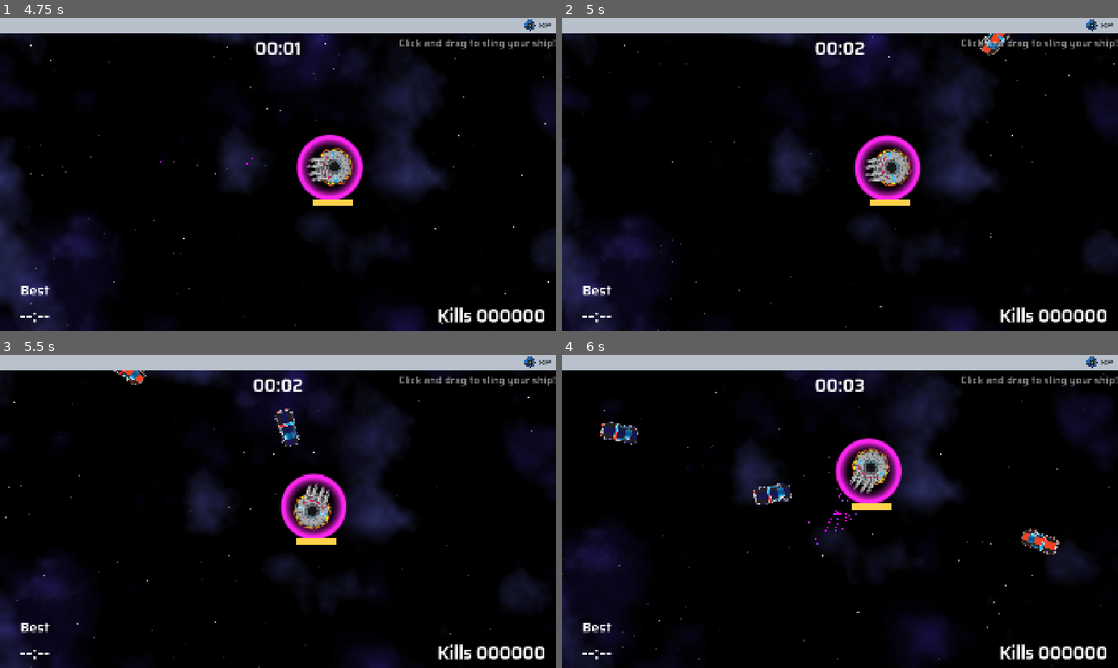
Above: before the commit, frames 1-4 (two rows, left to right).
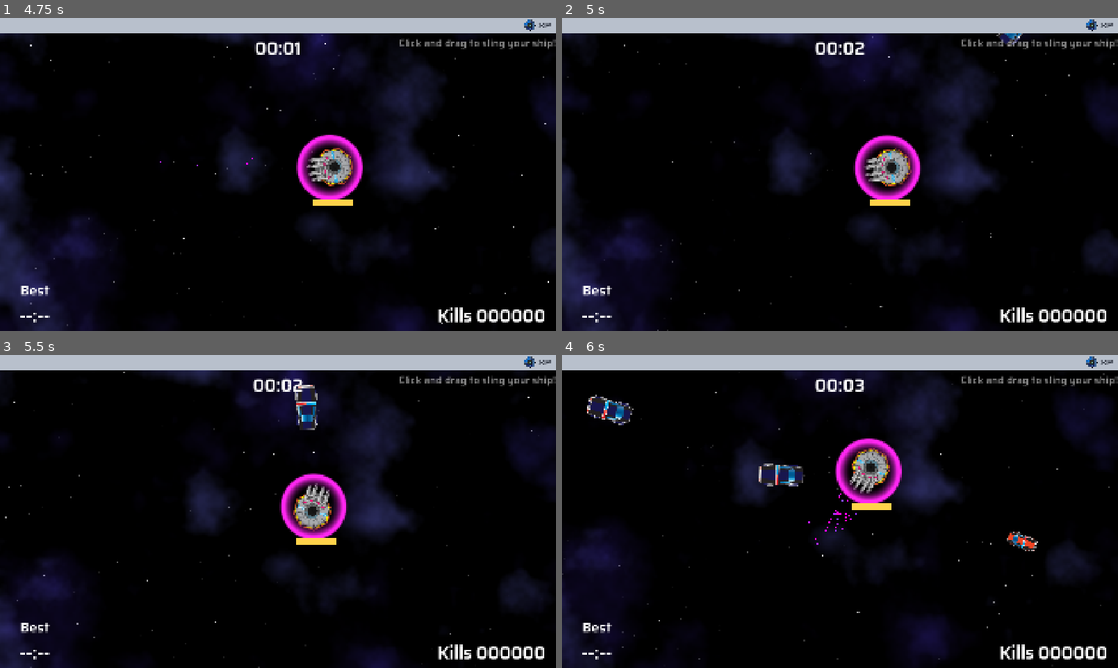
Above: after the commit, the same moments.

Repository: two-sticks-and-a-rock/space-arcade
Game: Godot game, scene res://scenes/main_menu.tscn
The game is run twice, just before and just after one commit, with the same random seed, the same clock (stepped at 60 frames per second) and the same inputs.
Inputs (mouse positions are in pixels of both pictures, inside the frame that each line leads up to):
- Up to frame 1 (4.75 s): click "START" at 0.5 s; click "SKIP" at 1.25 s; click "CONTINUE" at 2 s; click "SELECT" at 2.75 s; tap Enter at 3.5 s; move the mouse to (400, 158) at 3.52 s; press the mouse at (400, 158) at 3.53 s; hold Right (move_right) 3.53-4.28 s; move the mouse to (166, 190) at 4.27 s; release the mouse at (166, 190) at 4.28 s; hold Down (move_back) from 4.28 s (still down); tap Space (sling_release) at 4.35 s
- Up to frame 2 (5 s): keep holding Down (move_back)
- Up to frame 3 (5.5 s): move the mouse to (333, 442) at 5.02 s; release Down (move_back) at 5.03 s; press the mouse at (333, 442) at 5.03 s; hold Right (move_right) from 5.03 s (still down)
- Up to frame 4 (6 s): move the mouse to (812, 574) at 5.77 s; release Right (move_right) at 5.78 s; release the mouse at (812, 574) at 5.78 s; hold Up (move_forward) from 5.78 s (still down); tap Space (sling_release) at 5.85 s

Frame 1 is identical in both runs. In frame 2, 0.3% of the frame differs, in the area x 75-83%, y 4-13%; in frame 3, 0.9%; in frame 4, 2.1%, in the area x 4-90%, y 12-64%.

Commit message:
implemented enemy classes

Diff:
--- a/scenes/enemies/enemy.gd
+++ b/scenes/enemies/enemy.gd
@@ -8,6 +8,7 @@
 @export var explosion : PackedScene
 
 var speed = Vector2(randf_range(250.0, 300.0), 0.0)
+var speed_mod : float = 1.0
 var max_hp = 40
 var curr_hp = max_hp
 
@@ -72,10 +73,27 @@
 	$AnimatedSprite2D.animation = mob_types[0]
 	$AnimatedSprite2D.play()
 
+	set_enemy_class()
+
+func set_enemy_class() -> void:
+	var enemy_class: int = randi_range(0, 4)
+	if enemy_class == 3:
+		$AnimatedSprite2D.frame = 1
+		max_hp = 60
+		curr_hp = max_hp
+		speed_mod = 0.8
+		scale = Vector2(1.2, 1.2)
+	if enemy_class == 4:
+		$AnimatedSprite2D.frame = 2
+		max_hp = 20
+		curr_hp = max_hp
+		speed_mod = 1.2
+		scale = Vector2(0.8, 0.8)
+
 func _physics_process(_delta):
 	if !is_frozen:
 		look_at(player.position)
-	velocity = speed.rotated(rotation)
+	velocity = speed.rotated(rotation) * speed_mod
 
 	if just_shoved:
 		velocity = shove_velocity
--- a/scenes/enemies/enemy.tscn
+++ b/scenes/enemies/enemy.tscn
@@ -21,7 +21,7 @@
 "duration": 1.0,
 "texture": ExtResource("7_qch6t")
 }],
-"loop": 1,
+"loop": 0,
 "name": &"default",
 "speed": 5.0
 }]
@@ -42,6 +42,7 @@
 material = ExtResource("4_lu5c6")
 rotation = 1.5707964
 sprite_frames = SubResource("SpriteFrames_kcn5b")
+speed_scale = 0.0
 
 [node name="VisibleOnScreenNotifier2D" type="VisibleOnScreenNotifier2D" parent="." unique_id=1359017325]
 rect = Rect2(-154, -138, 310, 272)
